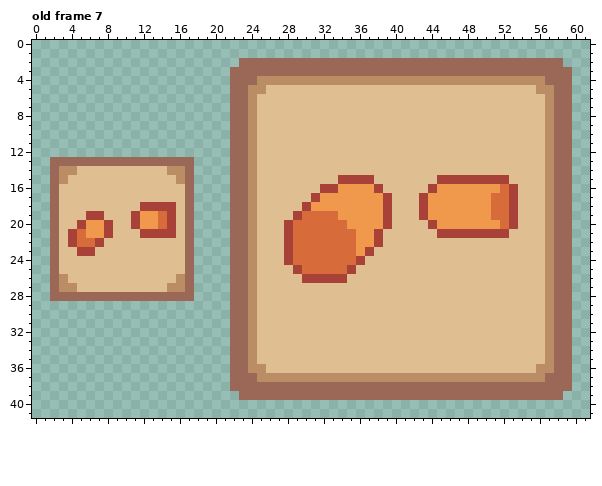
Pixel-art file, stored at Personal_Roberto/ASEPRITE/5. Menú/ItemsUI/Items.aseprite. Above: the version before the commit.
62x42 pixels, 7 frames. Shown: old frame 7.
After:
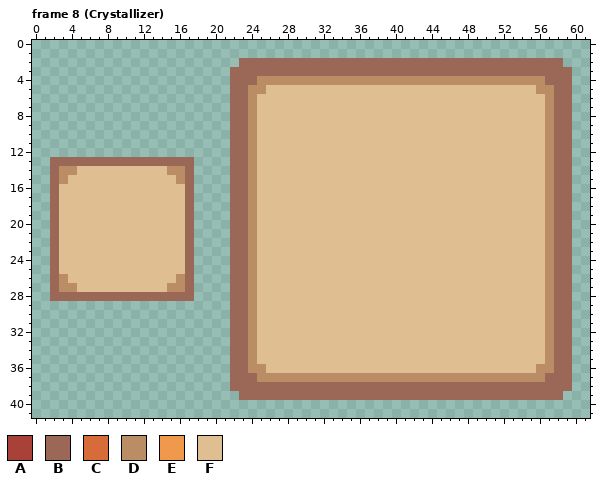
Palette (. is transparent): A #a84239  B #9b6757  C #d86b3a  D #bb8d64  E #f0984b  F #dfbf92
A new or re-ordered frame is compared with the old frame closest to it.
Difference:
{"change": "frames 7 -> 8"}
{"where": "frame 8 (Crystallizer) is new; against old frame 7, layers \"Items Zoom\", \"Items Tiny\""}
{"frame":8,"y":15,"x":34,"old":"AAAA","new":"FFFF"}
{"frame":8,"y":15,"x":45,"old":"AAAAAAAA","new":"FFFFFFFF"}
{"frame":8,"y":16,"x":32,"old":"AAEEEEA","new":"FFFFFFF"}
{"frame":8,"y":16,"x":44,"old":"AEEEEEEECA","new":"FFFFFFFFFF"}
{"frame":8,"y":17,"x":31,"old":"AEEEEEEEA","new":"FFFFFFFFF"}
{"frame":8,"y":17,"x":43,"old":"AEEEEEEECCA","new":"FFFFFFFFFFF"}
{"frame":8,"y":18,"x":12,"old":"AAAA","new":"FFFF"}
{"frame":8,"y":18,"x":30,"old":"AEEEEEEEEA","new":"FFFFFFFFFF"}
{"frame":8,"y":18,"x":43,"old":"AEEEEEEECCA","new":"FFFFFFFFFFF"}
{"frame":8,"y":19,"x":6,"old":"AA","new":"FF"}
{"frame":8,"y":19,"x":11,"old":"AEECA","new":"FFFFF"}
{"frame":8,"y":19,"x":29,"old":"ACCCCEEEEEA","new":"FFFFFFFFFFF"}
{"frame":8,"y":19,"x":43,"old":"AEEEEEEECCA","new":"FFFFFFFFFFF"}
{"frame":8,"y":20,"x":5,"old":"AEEA","new":"FFFF"}
{"frame":8,"y":20,"x":11,"old":"AEECA","new":"FFFFF"}
{"frame":8,"y":20,"x":28,"old":"ACCCCCCEEEEA","new":"FFFFFFFFFFFF"}
{"frame":8,"y":20,"x":44,"old":"AEEEEEEECA","new":"FFFFFFFFFF"}
{"frame":8,"y":21,"x":4,"old":"ACEEA","new":"FFFFF"}
{"frame":8,"y":21,"x":12,"old":"AAAA","new":"FFFF"}
{"frame":8,"y":21,"x":28,"old":"ACCCCCCCEEA","new":"FFFFFFFFFFF"}
{"frame":8,"y":21,"x":45,"old":"AAAAAAAA","new":"FFFFFFFF"}
{"frame":8,"y":22,"x":4,"old":"ACCA","new":"FFFF"}
{"frame":8,"y":22,"x":28,"old":"ACCCCCCCEEA","new":"FFFFFFFFFFF"}
{"frame":8,"y":23,"x":5,"old":"AA","new":"FF"}
{"frame":8,"y":23,"x":28,"old":"ACCCCCCCEA","new":"FFFFFFFFFF"}
{"frame":8,"y":24,"x":28,"old":"ACCCCCCCA","new":"FFFFFFFFF"}
{"frame":8,"y":25,"x":29,"old":"ACCCCCA","new":"FFFFFFF"}
{"frame":8,"y":26,"x":30,"old":"AAAAA","new":"FFFFF"}
{"label":"changed","picture_box":[284,175,518,283]}
{"label":"changed","picture_box":[68,202,176,256]}
